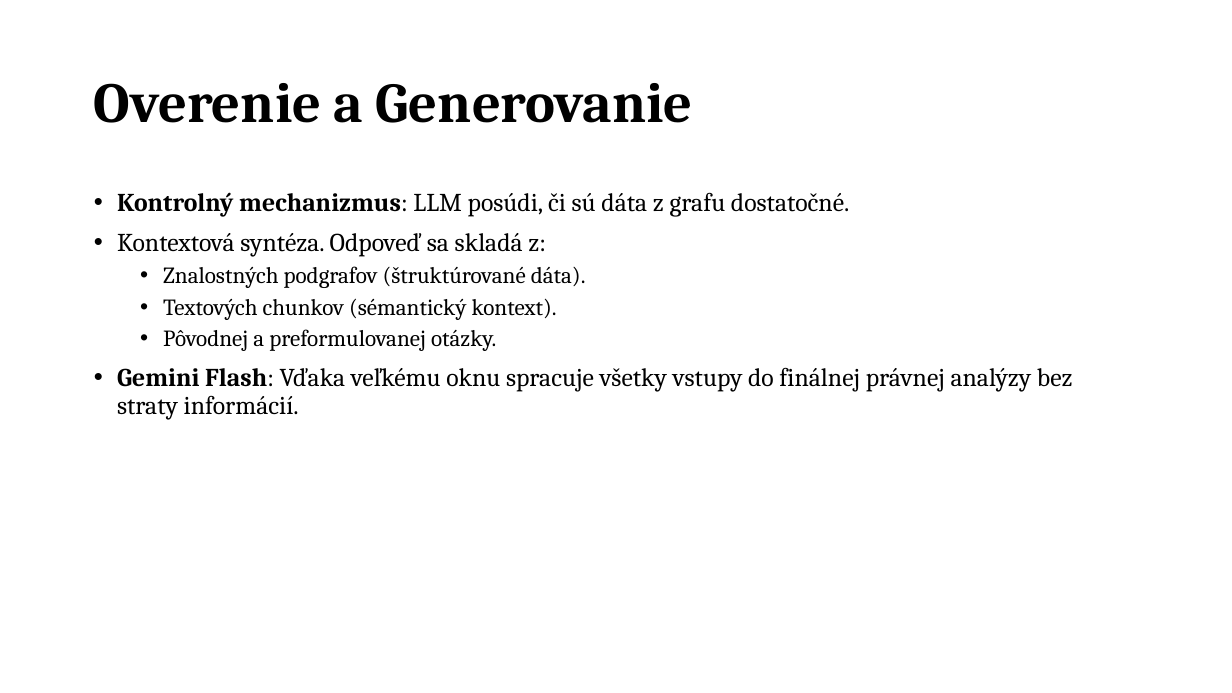
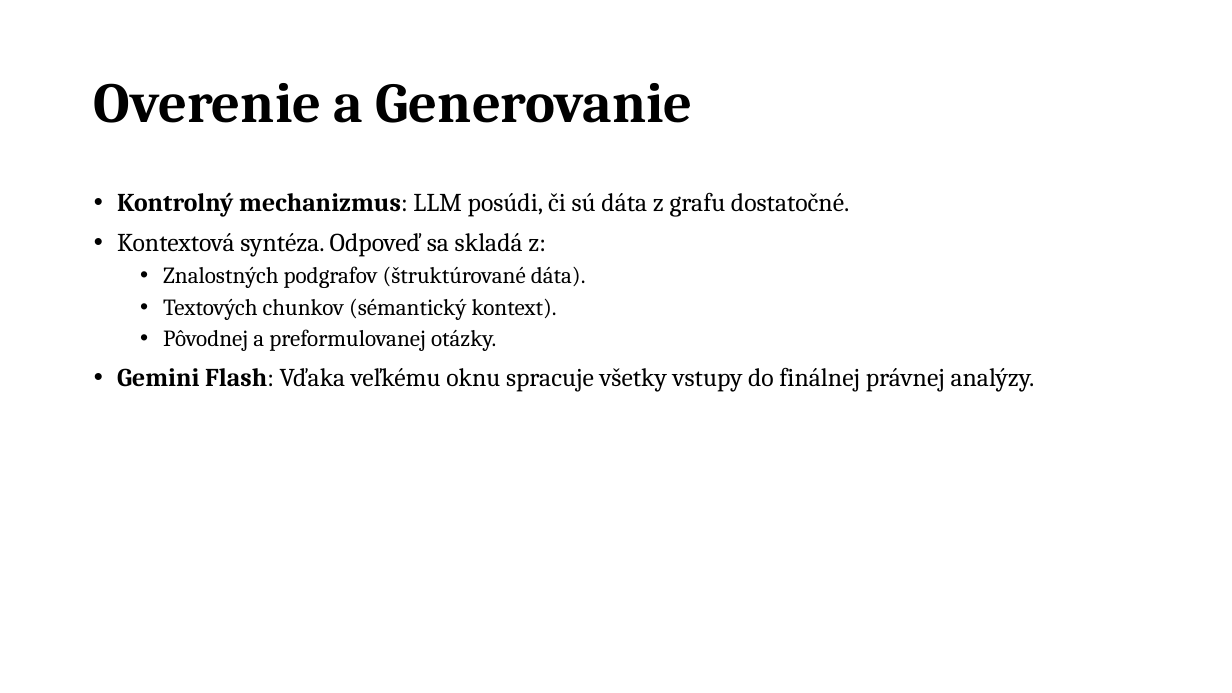
Before and after one commit to samuelbagin1/llm-knowledge-graph, a slide deck: slide 9 of presentations/Využitie LLM pre analýzu právnych dokumentov nove.pptx (slide 7 before the commit). Drawn at 1232x693 pixels with LibreOffice and Linux fonts; fonts in the diff are those of the drawing. Boxes give left, top, right and bottom in pixels: in the first picture for what was removed or moved away, otherwise in the second. Text is boxed around its words. In the diff, an @@ line names an element or a change of style, - is before the commit and + after.

```diff
--- a/presentations/Využitie LLM pre analýzu právnych dokumentov nove.pptx
+++ b/presentations/Využitie LLM pre analýzu právnych dokumentov nove.pptx
@@ text at (117,367,1035,392): text changed @@
-• Gemini Flash: Vďaka veľkému oknu spracuje všetky vstupy do finálnej právnej analýzy bez straty informácií.
+• Gemini Flash: Vďaka veľkému oknu spracuje všetky vstupy do finálnej právnej analýzy.
```
Also in this commit, not shown: 7 other slides changed, 2 slides added, 3 other files.
